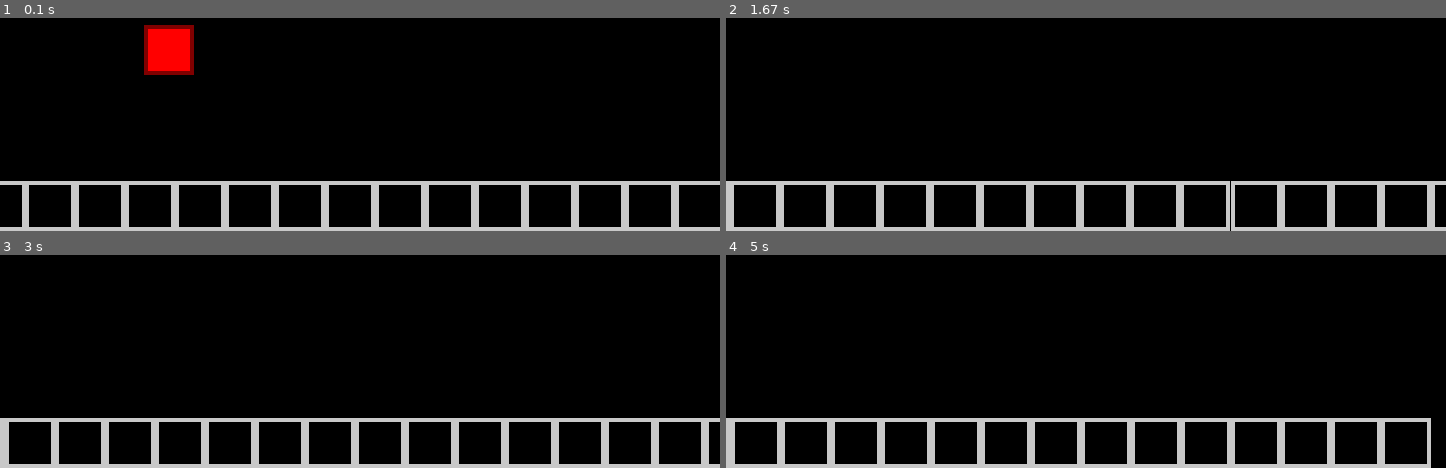
Above: before the commit, frames 1-4 (two rows, left to right).
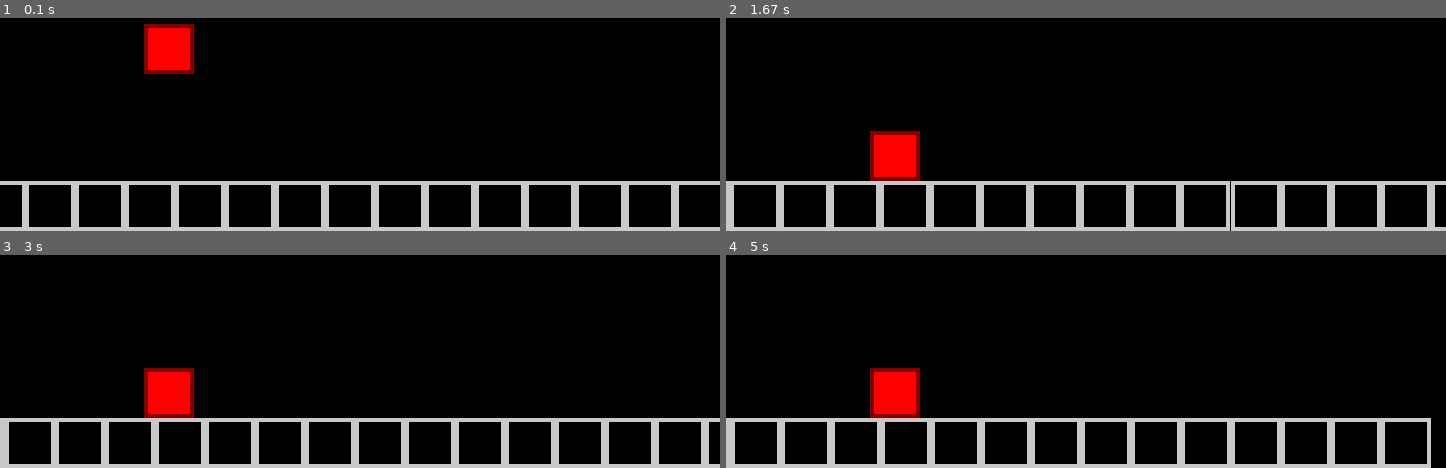
Above: after the commit, the same moments.

Repository: enzogyoshi/pygame_geometrydash
Game: pygame game, started from main.py
Two runs of this game, one before a commit and one after it. Both use one fixed random seed, a clock stepped at 60 frames per second and the inputs below.
Inputs:
- Up to frame 1 (0.1 s): no input
- Up to frame 2 (1.67 s): no input
- Up to frame 3 (3 s): no input
- Up to frame 4 (5 s): no input

The runs differ from the first frame. In frame 1, 0.1% of the frame differs, in the area x 20-27%, y 2-27%; in frame 2, 1.6%, in the area x 20-27%, y 53-77%; in frame 3, 1.6%; in frame 4, 1.6%.

Commit message:
added colisions

Diff:
--- a/game.py
+++ b/game.py
@@ -17,7 +17,7 @@
             if event.type == pygame.QUIT:
                 return COMMAND_QUIT
 
-        self.player.update(delta)
+        self.player.update(delta, self.tiles)
         for tile in self.tiles:
             tile.update(delta, self.camera_speed.x)
 
--- a/player.py
+++ b/player.py
@@ -10,13 +10,45 @@
 
 
     def __init__(self):
-        self.position = pygame.Vector2(SCREEN_WIDTH/5, SCREEN_HEIGHT*2/3)
+        self.position = pygame.Vector2(SCREEN_WIDTH//5, SCREEN_HEIGHT*2//3)
         self.velocity = pygame.Vector2(0,0)
         self.acceleration = pygame.Vector2(0, self.gravity.y)
 
-    def update(self, delta):
-        self.velocity += self.acceleration * delta
-        self.position += self.velocity * delta
+
+        self.on_ground = False
+
+    def update(self, delta, tiles):
+        for tile in tiles:
+            if self.colliding(tile.position.x, tile.position.y, tile.width, tile.height):
+                return PLAYER_DEAD
+
+
+        self.velocity.y += self.acceleration.y * delta
+        self.position.y += self.velocity.y * delta
+        self.on_ground = True
+
+        for tile in tiles:
+            if self.colliding(tile.position.x, tile.position.y, tile.width, tile.height):
+                if self.velocity.y > 0:
+                    self.position.y = tile.position.y - self.height
+                    self.on_ground = True
+                elif self.velocity.y < 0:
+                    self.position.y = tile.position.y + tile.height
+                    return PLAYER_DEAD
+                self.velocity.y = 0
+
+
+    def colliding(self, x, y, width, height):
+        if (self.position.x < x + width and
+                self.position.x + self.width > x and
+                self.position.y < y + height and
+                self.position.y + self.height > y):
+            return True
+        return False
+
+
+
+
 
     def draw(self, screen):
         pygame.draw.rect(screen, self.colour, (self.position.x, self.position.y, self.width, self.height))
